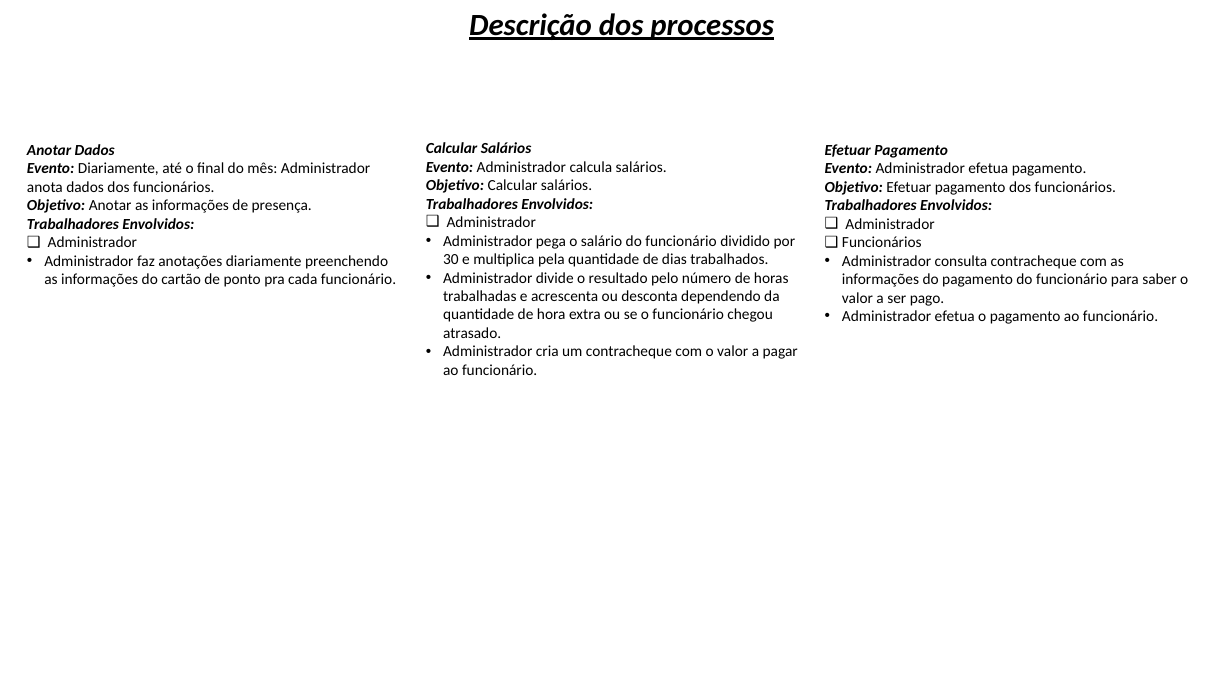
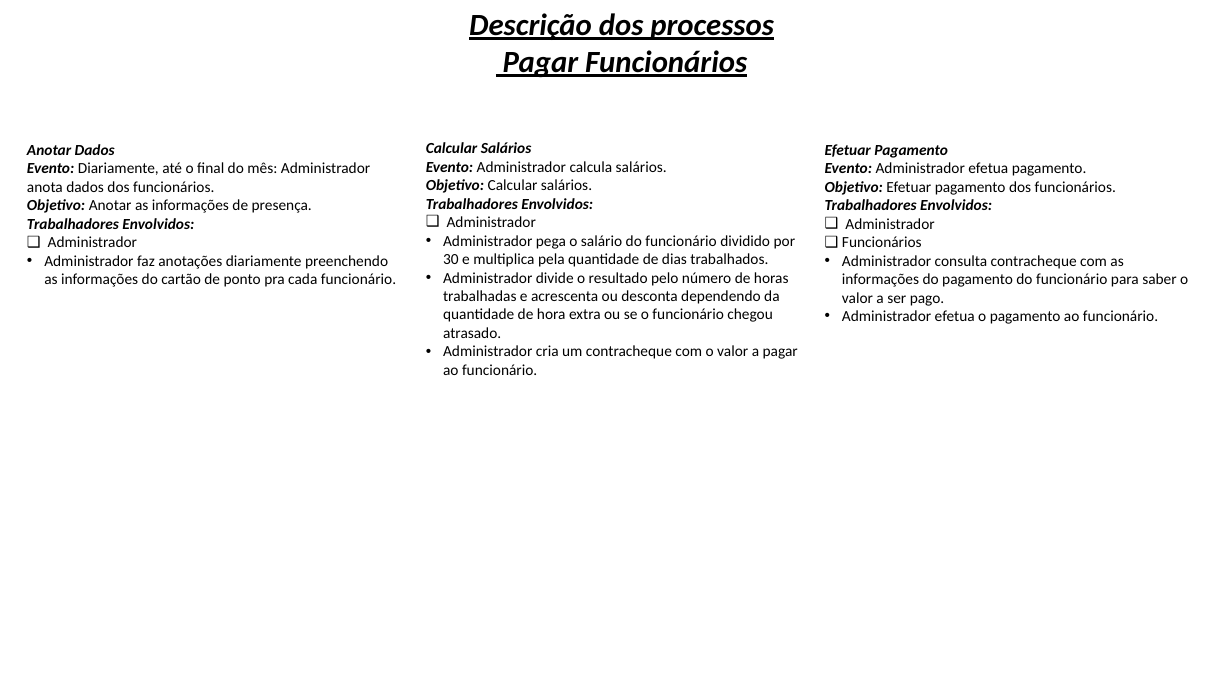
Before and after one commit to RafaelaMiwaTokas/OPE.revisao, a slide deck: slide 4 of 18. Descriçao dos Processos de Negocio.pptx. Drawn at 1232x693 pixels with LibreOffice and Linux fonts; fonts in the diff are those of the drawing. Boxes give left, top, right and bottom in pixels: in the first picture for what was removed or moved away, otherwise in the second. Text is boxed around its words. In the diff, an @@ line names an element or a change of style, - is before the commit and + after.

```diff
--- a/18. Descriçao dos Processos de Negocio.pptx
+++ b/18. Descriçao dos Processos de Negocio.pptx
@@ text at (503, 50, 747, 78): paragraph added @@
+Pagar Funcionários
```
Also in this commit, not shown: 4 other slides changed, 2 other files.
